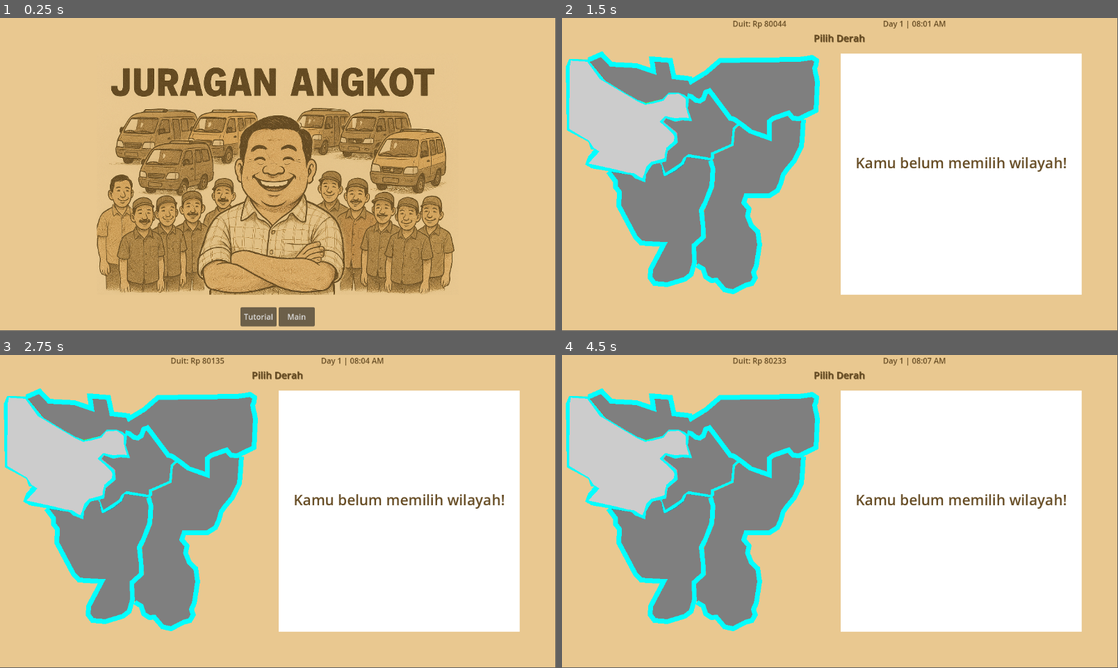
Above: before the commit, frames 1-4 (two rows, left to right).
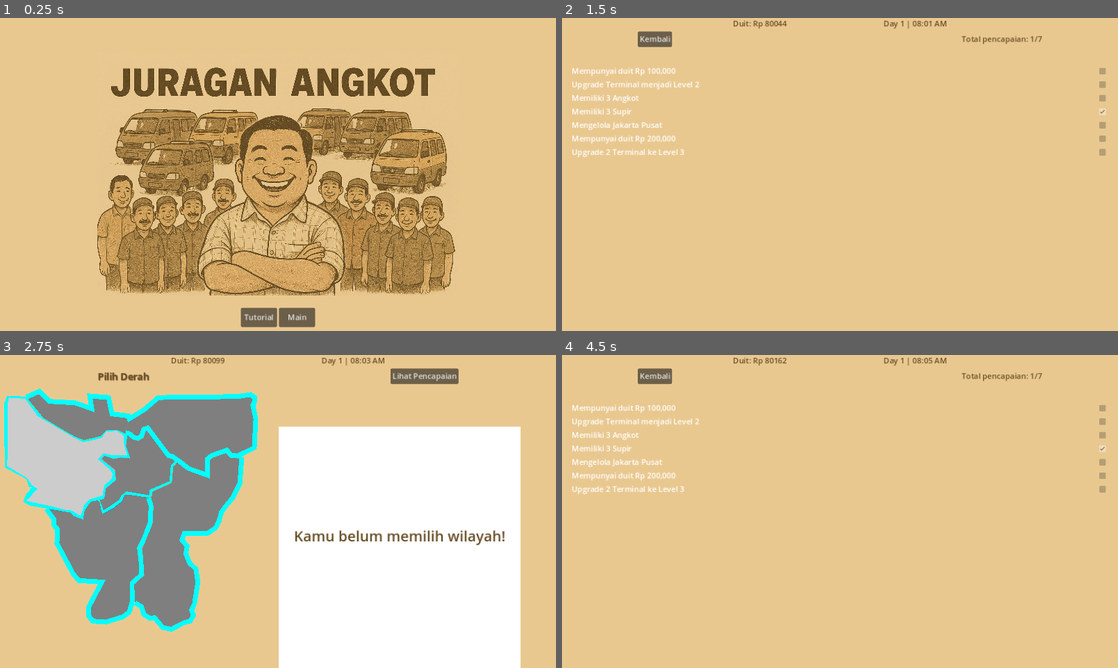
Above: after the commit, the same moments.

Repository: murifq/individual-game-jam
Game: Godot game, scene res://scenes/MainUI/StartScreen.tscn
Two runs of this game, one before a commit and one after it. Both use one fixed random seed, a clock stepped at 60 frames per second and the inputs below.
Inputs (mouse positions are in pixels of both pictures, inside the frame that each line leads up to):
- Up to frame 1 (0.25 s): no input
- Up to frame 2 (1.5 s): click "Main" at 0.5 s; click (984, 39) at 1.25 s, where only the run after the commit has a clickable "Lihat Pencapaian"
- Up to frame 3 (2.75 s): click (94, 376) at 2 s, where only the run after the commit has a clickable "Kembali"
- Up to frame 4 (4.5 s): click (984, 376) at 2.75 s, where only the run after the commit has a clickable "Lihat Pencapaian"; click (656, 376) at 3.5 s, where only the run after the commit has a clickable "Kembali"; click (984, 376) at 4.25 s, where only the run after the commit has a clickable "Lihat Pencapaian"
In our replay, the window is 799x449 before the commit and 800x450 after it. These sizes can differ from the game's own. Grey fills any space a smaller window leaves; there, only what the larger window draws over its background counts as a difference.

The runs differ from the first frame. In frame 1, 12% of the frame differs, in the area x 17-82%, y 15-99%; in frame 2, 58%; in frame 3, 14%; in frame 4, 58%, in the area x 0-98%, y 0-89%.

Commit message:
feat(UAS): add achievement feature and fix driver angkot relation

Diff:
--- a/project.godot
+++ b/project.godot
@@ -19,6 +19,11 @@
 
 Global="*res://scripts/global/Global.gd"
 
+[display]
+
+window/size/mode=3
+window/stretch/mode="canvas_items"
+
 [global_group]
 
 time_display=""
--- /dev/null
+++ b/scenes/MainUI/Achievement.tscn
@@ -0,0 +1,78 @@
+[gd_scene load_steps=3 format=3 uid="uid://b0a21ma7i0fmo"]
+
+[ext_resource type="PackedScene" uid="uid://c6243b85k6e7" path="res://scenes/components/InformationBar.tscn" id="1_e22ec"]
+[ext_resource type="Script" path="res://scripts/MainUI/achievement.gd" id="1_mtrnr"]
+
+[node name="Achievement" type="ColorRect"]
+anchors_preset = 15
+anchor_right = 1.0
+anchor_bottom = 1.0
+grow_horizontal = 2
+grow_vertical = 2
+color = Color(0.913725, 0.784314, 0.564706, 1)
+script = ExtResource("1_mtrnr")
+
+[node name="VBoxContainer" type="VBoxContainer" parent="."]
+layout_mode = 1
+anchors_preset = 10
+anchor_right = 1.0
+offset_bottom = 23.0
+grow_horizontal = 2
+
+[node name="HBoxContainer" type="HBoxContainer" parent="VBoxContainer"]
+layout_mode = 2
+alignment = 1
+
+[node name="InformationBar" parent="VBoxContainer/HBoxContainer" instance=ExtResource("1_e22ec")]
+layout_mode = 2
+
+[node name="HBoxContainer2" type="HBoxContainer" parent="VBoxContainer"]
+layout_mode = 2
+theme_override_constants/separation = 600
+alignment = 1
+
+[node name="BackButton" type="Button" parent="VBoxContainer/HBoxContainer2"]
+layout_mode = 2
+text = "Kembali"
+
+[node name="LabelTotalAchievements" type="Label" parent="VBoxContainer/HBoxContainer2"]
+layout_mode = 2
+theme_override_colors/font_color = Color(0.403922, 0.301961, 0.145098, 1)
+text = "Total pencapaian: "
+
+[node name="MarginContainer" type="MarginContainer" parent="."]
+layout_mode = 0
+offset_top = 98.0
+offset_right = 1152.0
+offset_bottom = 648.0
+
+[node name="ScrollContainer" type="ScrollContainer" parent="MarginContainer"]
+layout_mode = 2
+
+[node name="VBoxContainer" type="VBoxContainer" parent="MarginContainer/ScrollContainer"]
+layout_mode = 2
+size_flags_horizontal = 3
+
+[node name="AchievementItem" type="HBoxContainer" parent="MarginContainer/ScrollContainer/VBoxContainer"]
+layout_mode = 2
+size_flags_horizontal = 3
+alignment = 1
+
+[node name="LabelContainer" type="MarginContainer" parent="MarginContainer/ScrollContainer/VBoxContainer/AchievementItem"]
+layout_mode = 2
+size_flags_horizontal = 3
+theme_override_constants/margin_left = 20
+theme_override_constants/margin_right = 20
+
+[node name="LabelName" type="Label" parent="MarginContainer/ScrollContainer/VBoxContainer/AchievementItem/LabelContainer"]
+layout_mode = 2
+text = "Label name"
+
+[node name="CheckBoxContainer" type="MarginContainer" parent="MarginContainer/ScrollContainer/VBoxContainer/AchievementItem"]
+layout_mode = 2
+size_flags_horizontal = 0
+theme_override_constants/margin_right = 20
+
+[node name="CheckBox" type="CheckBox" parent="MarginContainer/ScrollContainer/VBoxContainer/AchievementItem/CheckBoxContainer"]
+layout_mode = 2
+disabled = true
--- a/scenes/MainUI/SelectMap.tscn
+++ b/scenes/MainUI/SelectMap.tscn
@@ -50,6 +50,10 @@
 theme_override_font_sizes/font_size = 20
 text = "Pilih Derah"
 
+[node name="AchievementButton" type="Button" parent="VBoxContainer/HBoxContainer2"]
+layout_mode = 2
+text = "Lihat Pencapaian"
+
 [node name="TimeManager" type="Node" parent="." groups=["time_display"]]
 script = ExtResource("3_iyfbv")
 
@@ -63,7 +67,9 @@
 anchor_right = 0.5
 anchor_bottom = 1.0
 offset_left = -502.0
+offset_top = 74.0
 offset_right = 502.0
+offset_bottom = 74.0
 grow_horizontal = 2
 grow_vertical = 2
 alignment = 1
--- /dev/null
+++ b/scripts/MainUI/achievement.gd
@@ -0,0 +1,52 @@
+extends ColorRect
+
+@onready var achievement_list_container = $MarginContainer/ScrollContainer/VBoxContainer
+@onready var achievement_item_template = $MarginContainer/ScrollContainer/VBoxContainer/AchievementItem
+@onready var back_button: Button = $VBoxContainer/HBoxContainer2/BackButton
+@onready var label_total_achievements: Label = $VBoxContainer/HBoxContainer2/LabelTotalAchievements
+
+func _ready():
+	# Hide the template node
+	achievement_item_template.visible = false
+
+	# Populate the achievement list
+	populate_achievement_list()
+
+	# Connect the back button
+	back_button.pressed.connect(self._on_back_button_pressed)
+
+func populate_achievement_list():
+	# Clear existing items except the template
+	for child in achievement_list_container.get_children():
+		if child != achievement_item_template:
+			child.queue_free()
+	achievement_item_template.visible = false
+
+	# Count achieved achievements
+	var achieved_count = 0
+	for achievement in Global.achievements:
+		if achievement.is_achieved:
+			achieved_count += 1
+
+	# Update the total achievements label
+	label_total_achievements.text = "Total pencapaian: %d/%d" % [achieved_count, Global.achievements.size()]
+
+	# Add each achievement to the list
+	for achievement in Global.achievements:
+		var achievement_item = achievement_item_template.duplicate()
+		achievement_item.visible = true
+
+		var label_name = achievement_item.get_node("LabelContainer/LabelName")
+		var check_box = achievement_item.get_node("CheckBoxContainer/CheckBox")
+
+		# Set achievement details
+		label_name.text = achievement.name
+		check_box.button_pressed = achievement.is_achieved
+		check_box.disabled = true  # Disable the checkbox to make it read-only
+
+		# Add the achievement item to the list
+		achievement_list_container.add_child(achievement_item)
+
+func _on_back_button_pressed():
+	# Change back to the MainUI scene
+	get_tree().change_scene_to_file("res://scenes/MainUI/SelectMap.tscn")
--- a/scripts/MainUI/driver_list.gd
+++ b/scripts/MainUI/driver_list.gd
@@ -50,9 +50,11 @@
 		if driver.is_assigned and driver == Global.selected_angkot.driver:
 			AssignButton.text = "Lepaskan"
 			AssignButton.connect("pressed", self._on_detach_driver_pressed.bind(driver))
-		else:
+		elif driver.is_assigned == false:
 			AssignButton.text = "Tetapkan"
 			AssignButton.connect("pressed", self._on_assign_button_pressed.bind(driver))
+		else:
+			continue
 
 		# Connect the Fire button
 		FireButton.connect("pressed", self._on_fire_button_pressed.bind(driver))
@@ -75,6 +77,7 @@
 		if Global.selected_angkot.driver:
 			Global.selected_angkot.driver.is_assigned = false
 		Global.selected_angkot.driver = driver
+		driver.angkot = Global.selected_angkot
 		driver.is_assigned = true
 		print("Assigned %s to %s" % [driver.name, Global.selected_angkot.name])
 
@@ -89,6 +92,7 @@
 		if angkot.driver == driver:
 			angkot.driver = null
 			driver.is_assigned = false
+			driver.angkot = null
 			print("Driver %s has been detached from Angkot %s" % [driver.name, angkot.name])
 			break
 
@@ -101,6 +105,7 @@
 		if angkot.driver == driver:
 			# Detach the driver from the Angkot
 			angkot.driver = null
+			driver.angkot = null
 			print("Driver %s has been detached from Angkot %s" % [driver.name, angkot.name])
 			break
 
--- a/scripts/MainUI/select_map.gd
+++ b/scripts/MainUI/select_map.gd
@@ -4,6 +4,7 @@
 @onready var stats_label = $HBoxContainer/ColorRect/CenterContainer/VBoxContainer/StatsLabel
 @onready var button = $HBoxContainer/ColorRect/CenterContainer/VBoxContainer/Button
 @onready var region_map = $HBoxContainer/VBoxContainer/CanvasLayer/AngkotMap
+@onready var achievement_button: Button = $VBoxContainer/HBoxContainer2/AchievementButton
 
 # Track the currently hovered and clicked regions
 var hovered_region: String = ""
@@ -20,6 +21,9 @@
 
 	# Connect the button
 	button.pressed.connect(self._on_button_pressed)
+
+	 # Connect the AchievementButton
+	achievement_button.pressed.connect(self._on_achievement_button_pressed)
 
 	# Connect signals for each region in the map
 	for region_node in region_map.get_children():
@@ -92,3 +96,8 @@
 func _on_region_clicked(region_name: String) -> void:
 	clicked_region = region_name  # Freeze the stats display to the clicked region
 	_update_region_info(region_name)
+
+# Handle the AchievementButton press
+func _on_achievement_button_pressed() -> void:
+	# Navigate to the Achievement scene
+	get_tree().change_scene_to_file("res://scenes/MainUI/Achievement.tscn")
--- /dev/null
+++ b/scripts/OOP/Achievement.gd
@@ -0,0 +1,17 @@
+extends Resource
+class_name Achievement
+
+# Properties
+var name: String  # Name of the achievement
+var is_achieved: bool = false  # Whether the achievement has been achieved
+
+# Constructor
+func _init(name: String):
+	self.name = name
+	self.is_achieved = false
+
+# Mark the achievement as achieved
+func achieve():
+	if not is_achieved:
+		is_achieved = true
+		print("Achievement unlocked: %s" % name)
--- a/scripts/OOP/Driver.gd
+++ b/scripts/OOP/Driver.gd
@@ -6,6 +6,7 @@
 var skill: float  # Skill level (affects income positively, range: 0.8 to 1.2)
 var maintenance_effect: float  # Maintenance effect (affects condition negatively, range: 0.8 to 1.2)
 var is_assigned: bool = false  # Tracks if the driver is assigned to an Angkot
+var angkot: Angkot = null
 
 # List of possible driver names
 const INDONESIAN_NAMES = [
--- a/scripts/components/information_bar.gd
+++ b/scripts/components/information_bar.gd
@@ -12,3 +12,4 @@
 func update_time_display():
 	label_timer.text = "%s | %s" % [Global.get_day_string(), Global.get_time_string()]
 	label_money.text = "Duit: Rp " + str(Global.money)
+	Global.check_achievements()
--- a/scripts/global/Global.gd
+++ b/scripts/global/Global.gd
@@ -1,12 +1,13 @@
 extends Node
 
 # Global variables
-var money: int = 25000
+var money: int = 80000
 var angkots: Array[Angkot] = []
 var drivers: Array[Driver] = []
 var regions: Dictionary = {}  # Dictionary to store all regions
 var terminals: Dictionary = {}  # Dictionary to store all terminals
 var selected_angkot: Angkot = null
+var achievements: Array[Achievement] = []
 
 # Time variables
 var game_minutes: int = 0
@@ -51,7 +52,7 @@
 	return new_terminal
 
 func reset_game():
-	money = 25000
+	money = 80000
 	angkots.clear()
 	drivers.clear()
 	regions.clear()
@@ -139,8 +140,12 @@
 	# Create angkots using the new function
 	var a1 = create_new_angkot()
 	a1.driver = driver1
+	driver1.angkot = a1
+	driver1.is_assigned = true
 	var a2 = create_new_angkot()
 	a2.driver = driver2
+	driver2.angkot = a2
+	driver2.is_assigned = true
 
 	Global.money = 80000
 
@@ -169,6 +174,8 @@
 	}
 
 	is_initialized = true
+
+	initialize_achievements()
 
 # Format time as HH:MM
 func get_time_string() -> String:
@@ -183,3 +190,51 @@
 # Get day as string
 func get_day_string() -> String:
 	return "Day %d" % game_days
+
+
+# Function to initialize achievements
+# Function to initialize achievements
+func initialize_achievements():
+	achievements.clear()
+	achievements.append(Achievement.new("Mempunyai duit Rp 100,000"))  # Achievement 0
+	achievements.append(Achievement.new("Upgrade Terminal menjadi Level 2"))  # Achievement 1
+	achievements.append(Achievement.new("Memiliki 3 Angkot"))  # Achievement 2
+	achievements.append(Achievement.new("Memiliki 3 Supir"))  # Achievement 3
+	achievements.append(Achievement.new("Mengelola Jakarta Pusat"))  # Achievement 4
+	achievements.append(Achievement.new("Mempunyai duit Rp 200,000"))  # Achievement 5
+	achievements.append(Achievement.new("Upgrade 2 Terminal ke Level 3"))  # Achievement 6
+
+# Function to check and unlock achievements
+func check_achievements():
+	# Check if the player has earned Rp 80,300
+	if money >= 100000 and not achievements[0].is_achieved:
+		achievements[0].achieve()
+
+	# Check if a terminal is upgraded to level 2
+	for terminal in terminals.values():
+		if terminal.level >= 2 and not achievements[1].is_achieved:
+			achievements[1].achieve()
+
+	# Check if the player owns 5 angkots
+	if angkots.size() >= 3 and not achievements[2].is_achieved:
+		achievements[2].achieve()
+
+	# Check if the player has hired 5 drivers
+	if drivers.size() >= 3 and not achievements[3].is_achieved:
+		achievements[3].achieve()
+
+	# Check if Jakarta Pusat is unlocked
+	if "jakpus" in regions and not regions["jakpus"].is_locked and not achievements[4].is_achieved:
+		achievements[4].achieve()
+
+	# Check if the player has earned Rp 200,000
+	if money >= 200000 and not achievements[5].is_achieved:
+		achievements[5].achieve()
+
+	# Check if 2 terminals are upgraded to level 3
+	var level_3_terminals = 0
+	for terminal in terminals.values():
+		if terminal.level >= 3:
+			level_3_terminals += 1
+	if level_3_terminals >= 2 and not achievements[6].is_achieved:
+		achievements[6].achieve()
Not shown, added: export_presets.cfg
